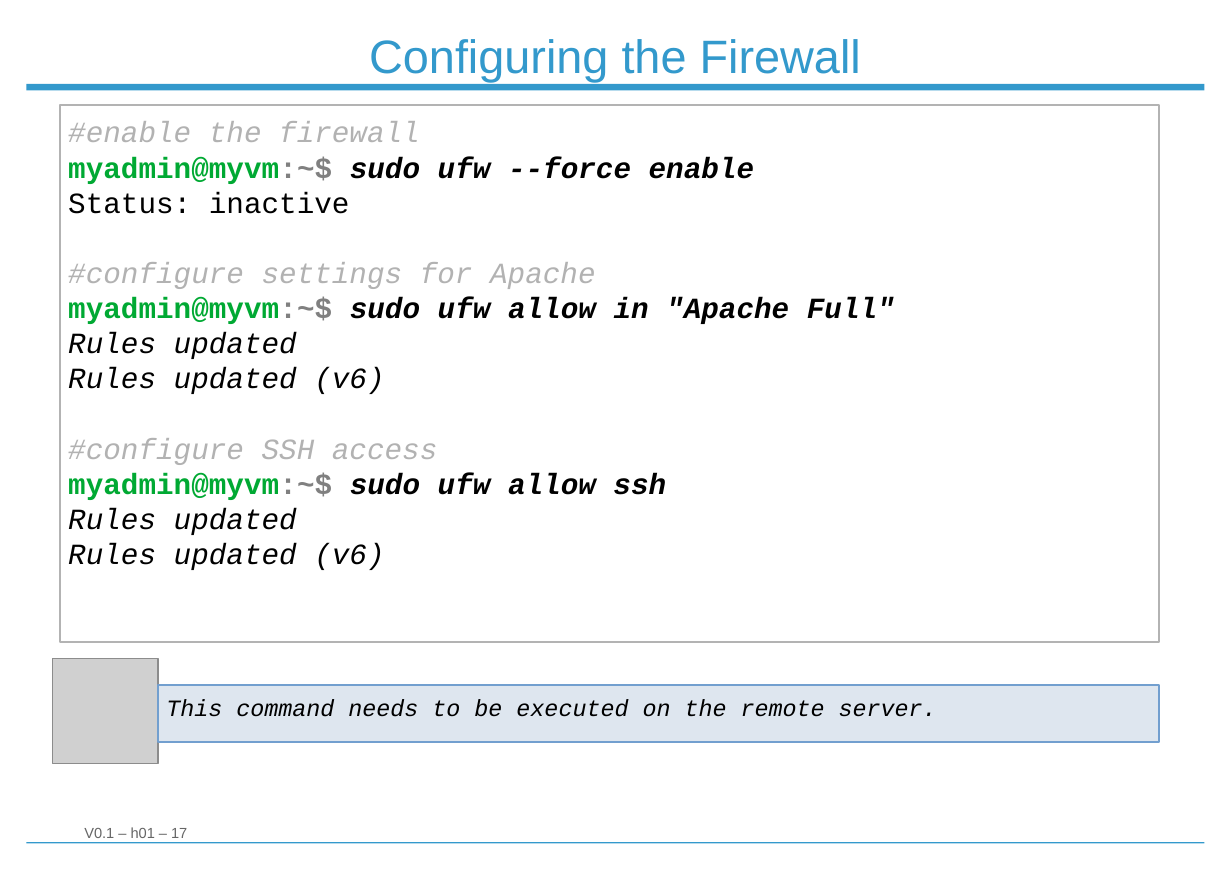
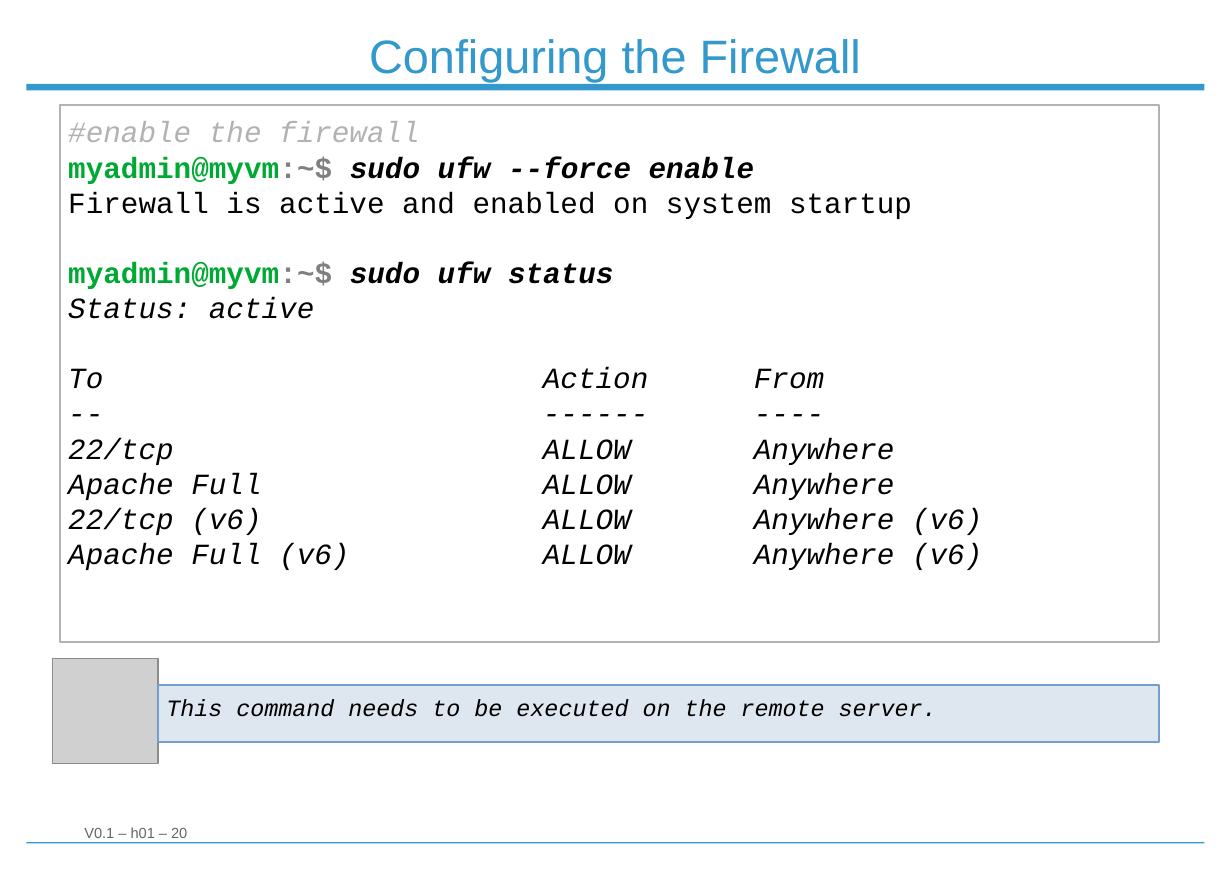
Before and after one commit to Strobodov/workshop_linux_server, a slide deck: slide 20 of Workshop_Linux_Server_101.odp (slide 17 before the commit). Drawn at 1232x871 pixels with LibreOffice and Linux fonts; fonts in the diff are those of the drawing; grey boxes stand for pictures; background and template pictures are left out. Boxes give left, top, right and bottom in pixels: in the first picture for what was removed or moved away, otherwise in the second. Text is boxed around its words. In the diff, an @@ line names an element or a change of style, - is before the commit and + after.

Commit message:
Slides updated.

```diff
--- a/Workshop_Linux_Server_101.odp
+++ b/Workshop_Linux_Server_101.odp
@@ text in rectangle at <box>68,192,982,570</box>: text changed @@
-Status: inactive
-#configure settings for Apache
-myadmin@myvm:~$ sudo ufw allow in "Apache Full"
-Rules updated
-Rules updated (v6)
-#configure SSH access
-myadmin@myvm:~$ sudo ufw allow ssh
-Rules updated
-Rules updated (v6)
+Firewall is active and enabled on system startup
+myadmin@myvm:~$ sudo ufw status
+Status: active
+To Action From
+-- ------ ----
+22/tcp ALLOW Anywhere Apache Full ALLOW Anywhere
+22/tcp (v6) ALLOW Anywhere (v6) Apache Full (v6) ALLOW Anywhere (v6)
@@ text at <box>84,827,187,838</box>: text changed @@
-V0.1 – h01 – 17
+V0.1 – h01 – 20
```
Also in this commit, not shown: 6 other slides changed, 3 slides added, 2 slides removed.
